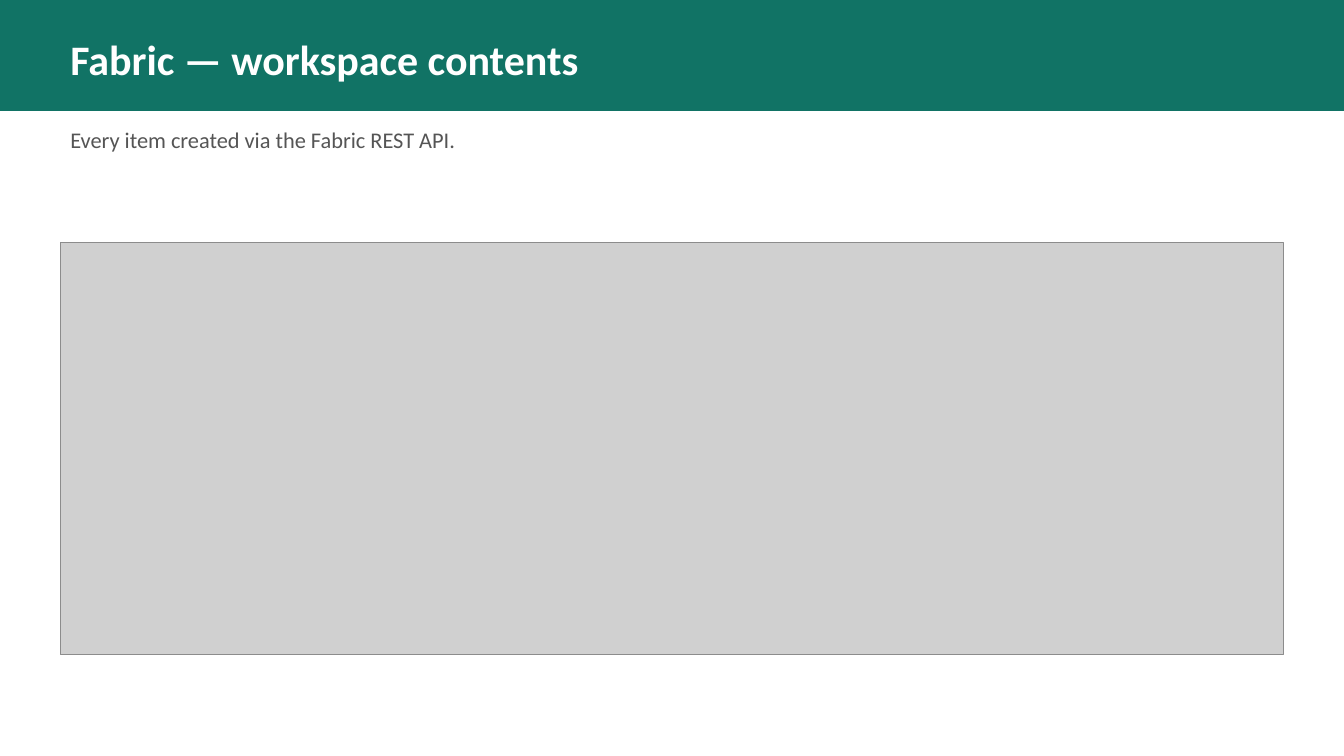
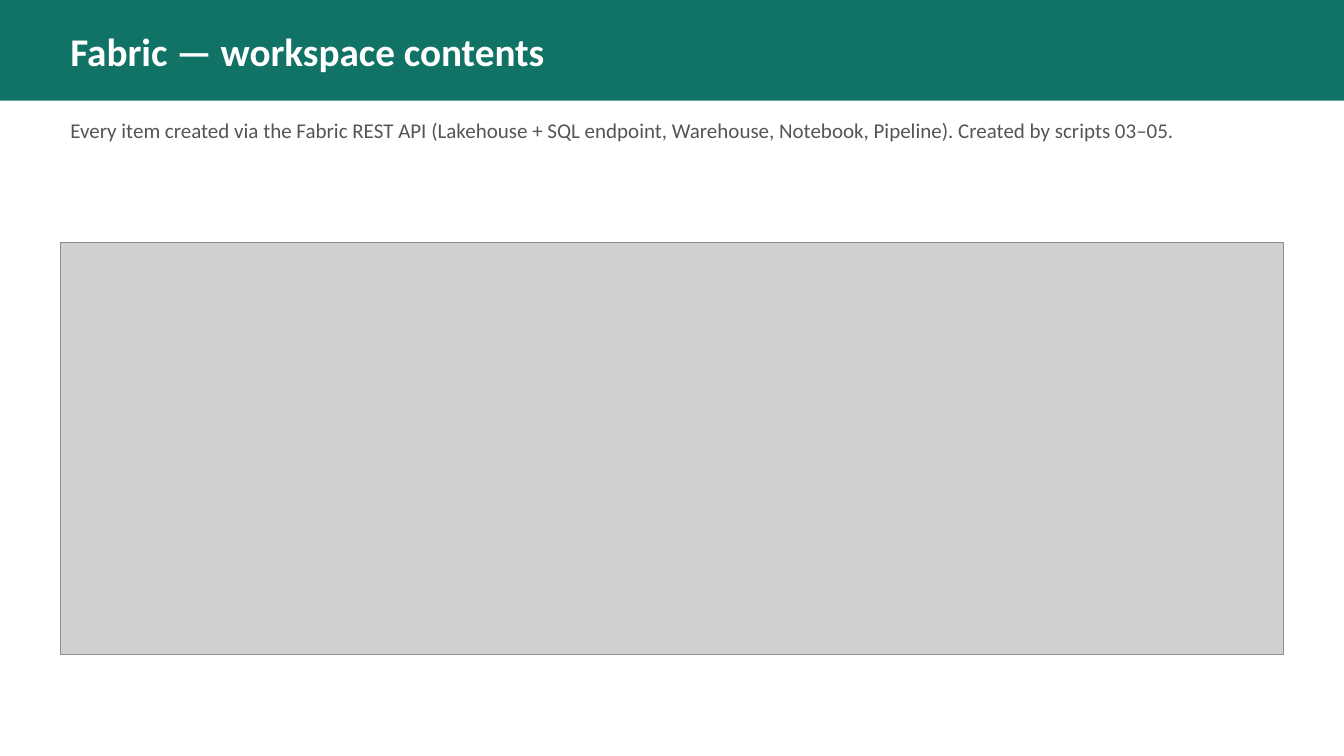
Before and after one commit to melabadi/fabric-as-code, a slide deck: slide 8 of docs/Fabric-as-Code.pptx (slide 5 before the commit). Drawn at 1344x756 pixels with LibreOffice and Linux fonts; fonts in the diff are those of the drawing; grey boxes stand for pictures. Boxes give left, top, right and bottom in pixels: in the first picture for what was removed or moved away, otherwise in the second. Text is boxed around its words. In the diff, an @@ line names an element or a change of style, - is before the commit and + after.

```diff
--- a/docs/Fabric-as-Code.pptx
+++ b/docs/Fabric-as-Code.pptx
@@ rectangle: place and size @@
-rectangle at (0, 0, 1344, 111)
+rectangle at (0, 0, 1344, 101)
@@ text "Fabric — workspace contents" at (70, 38, 544, 72): size 30 to 28 pt @@
@@ text at (70, 123, 1173, 142): text changed; size 16 to 15 pt @@
-Every item created via the Fabric REST API.
+Every item created via the Fabric REST API (Lakehouse + SQL endpoint, Warehouse, Notebook, Pipeline). Created by scripts 03–05.
```
Also in this commit, not shown: 7 other slides changed, 5 slides added, 2 slides removed, 4 other files.
